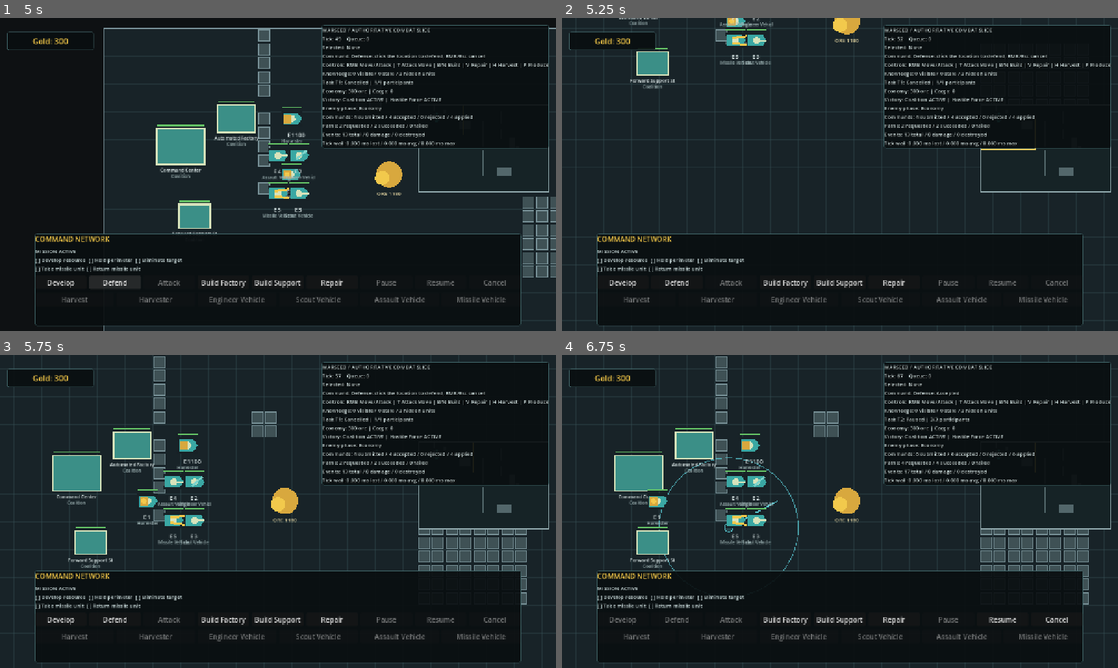
Above: before the commit, frames 1-4 (two rows, left to right).
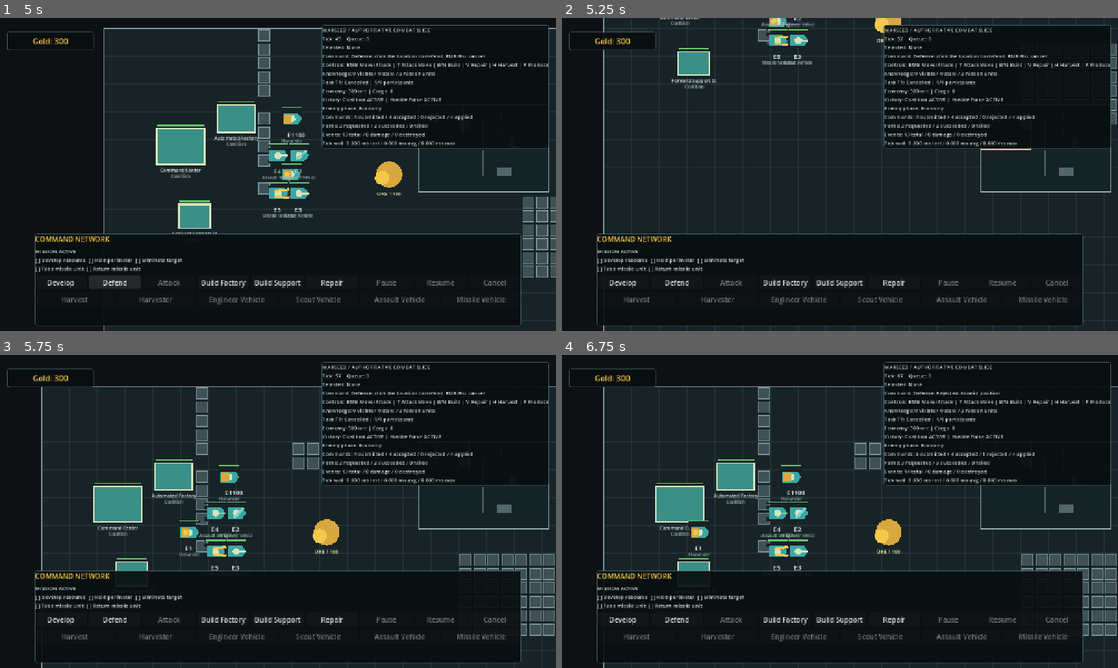
Above: after the commit, the same moments.

Repository: msdest565/warseed-rts
Game: Godot game, scene res://scenes/game/game_root.tscn
Two runs of this game, one before a commit and one after it. Both use one fixed random seed, a clock stepped at 60 frames per second and the inputs below.
Inputs (mouse positions are in pixels of both pictures, inside the frame that each line leads up to):
- Up to frame 1 (5 s): click "Develop" at 0.5 s; click "Build Factory" at 1.25 s; click "Build Support" at 2 s; click "Repair" at 2.75 s; click "Cancel" at 3.5 s; click "Defend" at 4.25 s
- Up to frame 2 (5.25 s): tap Enter at 5 s; drag from (1045, 149) to (895, 105) at 5.02 s
- Up to frame 3 (5.75 s): no input
- Up to frame 4 (6.75 s): drag from (728, 527) to (812, 574) at 5.77 s; click (945, 621) at 6.5 s, where only the run before the commit has a clickable "Pause"

Frame 1 is identical in both runs. In frame 2, 3.7% of the frame differs, in the area x 0-100%, y 0-100%; in frame 3, 13%; in frame 4, 13%.

Commit message:
fix: separate enemy economy and extend map visibility
Purpose: keep enemy harvesting local and combat-capable, make single-harvester orders immediate, and prevent the bottom command bar from hiding map terrain.

- add an enemy-side ore field and let the enemy harvester defend itself without leaving its harvest cycle
- issue the only known ore assignment directly to one selected player harvester
- add asymmetric camera overscroll with extra room below the map
- establish and document a repeatable six-minute balance smoke for enemy economy and raid pacing

Diff:
--- a/src/agents/enemy_raid_agent.gd
+++ b/src/agents/enemy_raid_agent.gd
@@ -19,9 +19,9 @@
 const ORDER_INTERVAL_TICKS := 10
 const SCOUT_TIMEOUT_TICKS := 140
 const CONTEST_TIMEOUT_TICKS := 140
-const RAID_DURATION_TICKS := 320
-const RETREAT_TIMEOUT_TICKS := 220
-const DEFEND_DURATION_TICKS := 160
+const RAID_DURATION_TICKS := 400
+const RETREAT_TIMEOUT_TICKS := 240
+const DEFEND_DURATION_TICKS := 220
 const RAID_FORCE_SIZE := 3
 const ENEMY_FACTORY_POSITION := Vector2i(79, 51)
 const SCOUT_POSITION := Vector2i(53, 32)
@@ -40,6 +40,7 @@
 		return
 	_claim_enemy_units(world)
 	_ensure_harvest(world)
+	_defend_harvester(world)
 	match phase:
 		Phase.ECONOMY:
 			if world.current_tick >= STRATEGY_START_TICK:
@@ -163,7 +164,7 @@
 	var harvester := world.units.get(SimulationWorld.ENEMY_HARVESTER_ID) as UnitState
 	if harvester == null or not harvester.enabled or harvester.harvest_ore_field_entity_id != 0:
 		return
-	var ore_field := world.ore_fields.get(SimulationWorld.DEFAULT_ORE_FIELD_ID) as OreFieldState
+	var ore_field := world.ore_fields.get(SimulationWorld.ENEMY_ORE_FIELD_ID) as OreFieldState
 	var refinery := world.buildings.get(SimulationWorld.ENEMY_COMMAND_CENTER_ID) as BuildingState
 	if ore_field == null or ore_field.ore_remaining <= 0 or refinery == null or not refinery.enabled:
 		return
@@ -172,6 +173,16 @@
 		world.current_tick, harvester.entity_id, ore_field.entity_id, refinery.entity_id
 	)
 	_submit(command, world)
+
+
+func _defend_harvester(world: SimulationWorld) -> void:
+	var harvester := world.units.get(SimulationWorld.ENEMY_HARVESTER_ID) as UnitState
+	if harvester == null or not harvester.enabled or not harvester.can_attack or harvester.harvest_ore_field_entity_id == 0:
+		return
+	var snapshot := world.create_faction_snapshot(SimulationWorld.ENEMY_PLAYER_ID)
+	var target_id := _best_visible_target(snapshot, harvester.position, harvester.attack_range)
+	if target_id != 0:
+		_submit_attack(harvester, target_id, world)
 
 
 func _submit_production(definition_id: StringName, world: SimulationWorld) -> void:
@@ -248,7 +259,7 @@
 	entity_ids.sort()
 	for entity_id in entity_ids:
 		var unit := world.units[entity_id] as UnitState
-		if unit.enabled and unit.faction_id == SimulationWorld.ENEMY_PLAYER_ID and unit.entity_id != SimulationWorld.DEFAULT_ENEMY_UNIT_ID and unit.can_attack:
+		if unit.enabled and unit.faction_id == SimulationWorld.ENEMY_PLAYER_ID and unit.entity_id != SimulationWorld.DEFAULT_ENEMY_UNIT_ID and unit.can_attack and not unit.can_harvest and not unit.can_construct:
 			result.append(unit)
 	return result
 
--- a/src/input/camera_controller.gd
+++ b/src/input/camera_controller.gd
@@ -6,6 +6,10 @@
 const MAX_ZOOM := 2.5
 const ZOOM_STEP := 0.2
 const PAN_SPEED := 600.0
+const OVERSCROLL_LEFT_SCREEN := 96.0
+const OVERSCROLL_TOP_SCREEN := 72.0
+const OVERSCROLL_RIGHT_SCREEN := 96.0
+const OVERSCROLL_BOTTOM_SCREEN := 260.0
 
 var middle_dragging: bool = false
 
@@ -73,9 +77,13 @@
 
 
 func clamp_to_bounds() -> void:
-	var viewport_size := get_viewport_rect().size
+	var limits := get_center_limits(get_viewport_rect().size)
+	position.x = WORLD_RECT.get_center().x if limits.size.x < 0.0 else clampf(position.x, limits.position.x, limits.end.x)
+	position.y = WORLD_RECT.get_center().y if limits.size.y < 0.0 else clampf(position.y, limits.position.y, limits.end.y)
+
+
+func get_center_limits(viewport_size: Vector2) -> Rect2:
 	var half_visible := viewport_size * 0.5 / zoom
-	var minimum := WORLD_RECT.position + half_visible
-	var maximum := WORLD_RECT.end - half_visible
-	position.x = WORLD_RECT.get_center().x if minimum.x > maximum.x else clampf(position.x, minimum.x, maximum.x)
-	position.y = WORLD_RECT.get_center().y if minimum.y > maximum.y else clampf(position.y, minimum.y, maximum.y)
+	var minimum := WORLD_RECT.position + half_visible - Vector2(OVERSCROLL_LEFT_SCREEN, OVERSCROLL_TOP_SCREEN) / zoom
+	var maximum := WORLD_RECT.end - half_visible + Vector2(OVERSCROLL_RIGHT_SCREEN, OVERSCROLL_BOTTOM_SCREEN) / zoom
+	return Rect2(minimum, maximum - minimum)
--- a/src/input/input_controller.gd
+++ b/src/input/input_controller.gd
@@ -419,6 +419,10 @@
 	if harvester_id == 0:
 		last_command_status = GameText.t(&"STATUS_SELECT_HARVESTER")
 		return null
+	if selected_entity_ids.size() == 1:
+		var ore_field_id := _single_available_ore_field_id()
+		if ore_field_id != 0:
+			return _submit_harvest(harvester_id, ore_field_id)
 	command_mode = CommandMode.HARVEST_TARGETING
 	last_command_status = GameText.t(&"STATUS_HARVEST_TARGET")
 	return null
@@ -455,6 +459,17 @@
 			best_id = ore_field.entity_id
 			best_distance = distance
 	return best_id
+
+
+func _single_available_ore_field_id() -> int:
+	var result := 0
+	for ore_field in simulation_host.current_snapshot.ore_fields:
+		if ore_field.ore_remaining <= 0:
+			continue
+		if result != 0:
+			return 0
+		result = ore_field.entity_id
+	return result
 
 
 func _closest_friendly_refinery(ore_field_id: int) -> int:
--- a/src/simulation/core/simulation_world.gd
+++ b/src/simulation/core/simulation_world.gd
@@ -16,6 +16,7 @@
 const ENEMY_COMMAND_CENTER_ID := 2101
 const FIRST_CONSTRUCTED_BUILDING_ID := 2200
 const DEFAULT_ORE_FIELD_ID := 3001
+const ENEMY_ORE_FIELD_ID := 3002
 const TEST_AGENT_ID := 101
 const TEST_TASK_ID := 1
 const UNIT_CATALOG: UnitDefinitionCatalog = preload("res://data/units/unit_catalog.tres")
@@ -84,6 +85,7 @@
 	_create_default_enemy()
 	_create_default_buildings()
 	ore_fields[DEFAULT_ORE_FIELD_ID] = OreFieldState.new(DEFAULT_ORE_FIELD_ID, logic_grid.cell_to_world(Vector2i(20, 10)), 1200)
+	ore_fields[ENEMY_ORE_FIELD_ID] = OreFieldState.new(ENEMY_ORE_FIELD_ID, logic_grid.cell_to_world(LogicGrid.MAP_DEFINITION.enemy_spawn_cell + Vector2i(-6, 3)), 1800)
 
 
 func _create_default_buildings() -> void:
@@ -141,6 +143,11 @@
 	unit.control_state = UnitState.ControlState.AGENT_ASSIGNED
 	unit.assigned_agent_id = EnemyRaidAgent.AGENT_ID
 	unit.assigned_task_id = EnemyRaidAgent.TASK_ID
+	if definition_id == &"harvester":
+		unit.can_attack = true
+		unit.attack_damage = 12.0
+		unit.attack_range = 144.0
+		unit.attack_cooldown_ticks = 14
 	units[entity_id] = unit
 
 
@@ -940,7 +947,9 @@
 		var unit := units[entity_id] as UnitState
 		if not unit.can_attack:
 			continue
-		_cancel_unit_job(unit)
+		var preserve_harvest := unit.can_harvest and unit.harvest_ore_field_entity_id != 0
+		if not preserve_harvest:
+			_cancel_unit_job(unit)
 		if command.formation_id != 0:
 			var formation := formations[command.formation_id] as FormationState
 			unit.formation_id = formation.formation_id
@@ -948,15 +957,16 @@
 			unit.following_formation = true
 		else:
 			_remove_unit_from_formation(unit)
-		unit.has_move_target = false
-		unit.path = PackedVector2Array()
-		unit.path_index = 0
-		unit.move_target = unit.position
-		unit.desired_position = unit.position
-		unit.is_recovering = false
-		unit.recovery_path = PackedVector2Array()
-		unit.recovery_path_index = 0
-		unit.is_attack_moving = false
+		if not preserve_harvest:
+			unit.has_move_target = false
+			unit.path = PackedVector2Array()
+			unit.path_index = 0
+			unit.move_target = unit.position
+			unit.desired_position = unit.position
+			unit.is_recovering = false
+			unit.recovery_path = PackedVector2Array()
+			unit.recovery_path_index = 0
+			unit.is_attack_moving = false
 		unit.attack_target_entity_id = command.attack_target_entity_id
 		events.append(SimulationEvent.new(
 			current_tick,
--- a/tests/integration/test_game_integration.gd
+++ b/tests/integration/test_game_integration.gd
@@ -99,6 +99,7 @@
 	var host := game.get_node("SimulationHost") as SimulationHost
 	var panel := game.get_node("HUDLayer/TaskPanel") as TaskPanel
 	var pause_menu := game.get_node("PauseMenu") as PauseMenu
+	var camera := game.get_node("CameraController") as CameraController
 	host._ready()
 	panel.mission_label = panel.get_node("Layout/Mission")
 	panel.task_label = panel.get_node("Layout/TaskStatus")
@@ -115,6 +116,9 @@
 	pause_menu.exit_button = pause_menu.get_node("Backdrop/Menu/Content/Exit")
 	pause_menu._ready()
 	game._ready()
+	camera.zoom = Vector2.ONE
+	var camera_limits := camera.get_center_limits(Vector2(1280.0, 720.0))
+	_expect(camera_limits.end.y + 360.0 >= CameraController.WORLD_RECT.end.y + 250.0, "camera should overscroll below the map enough to reveal terrain behind the bottom command bar", failures)
 	_expect(panel.simulation_host == host, "task panel should accept the authoritative simulation host", failures)
 	panel.develop_button.pressed.emit()
 	_expect(host.get_queue_size() == 1, "Develop button should submit a strategic command through the host", failures)
--- a/tests/unit/test_economy_and_victory.gd
+++ b/tests/unit/test_economy_and_victory.gd
@@ -26,6 +26,9 @@
 	var enemy_spawn := LogicGrid.MAP_DEFINITION.enemy_spawn_cell
 	_expect(player_spawn.x < LogicGrid.GRID_SIZE.x / 2 and player_spawn.y < LogicGrid.GRID_SIZE.y / 2, "player base should start in the upper-left quadrant", failures)
 	_expect(enemy_spawn.x > LogicGrid.GRID_SIZE.x / 2 and enemy_spawn.y > LogicGrid.GRID_SIZE.y / 2, "enemy base should start in the lower-right quadrant", failures)
+	var enemy_ore := world.ore_fields[SimulationWorld.ENEMY_ORE_FIELD_ID] as OreFieldState
+	_expect(enemy_ore.position.distance_to((world.buildings[SimulationWorld.ENEMY_COMMAND_CENTER_ID] as BuildingState).position) < 320.0, "enemy ore field should be located near the enemy base", failures)
+	_expect(enemy_ore.position.distance_to((world.ore_fields[SimulationWorld.DEFAULT_ORE_FIELD_ID] as OreFieldState).position) > 1600.0, "player and enemy ore fields should be spatially separated", failures)
 
 
 func _test_real_harvest_trip_and_production_pipeline(failures: Array[String]) -> void:
--- a/tests/unit/test_faction_knowledge.gd
+++ b/tests/unit/test_faction_knowledge.gd
@@ -8,6 +8,7 @@
 	_test_last_seen_contact_and_snapshot_copy(failures)
 	_test_hidden_attack_target_is_rejected(failures)
 	_test_enemy_raid_uses_last_seen_position(failures)
+	_test_enemy_harvester_mines_and_defends_itself(failures)
 	_test_enemy_strategy_phase_machine(failures)
 	return failures
 
@@ -133,7 +134,9 @@
 			enemy_factory = building
 			break
 	_expect(enemy_factory != null and enemy_factory.operational, "enemy expansion should construct an operational factory", failures)
-	_expect((world.units[SimulationWorld.ENEMY_HARVESTER_ID] as UnitState).harvest_ore_field_entity_id == SimulationWorld.DEFAULT_ORE_FIELD_ID, "enemy economy should use the real harvester round trip", failures)
+	_expect((world.units[SimulationWorld.ENEMY_HARVESTER_ID] as UnitState).harvest_ore_field_entity_id == SimulationWorld.ENEMY_ORE_FIELD_ID, "enemy economy should use its own real harvester round trip", failures)
+	_expect((world.ore_fields[SimulationWorld.ENEMY_ORE_FIELD_ID] as OreFieldState).ore_remaining < 1800, "enemy economy should extract from the enemy-side ore field", failures)
+	_expect((world.ore_fields[SimulationWorld.DEFAULT_ORE_FIELD_ID] as OreFieldState).ore_remaining == 1200, "enemy harvester must not consume the player-side ore field", failures)
 	world.enemy_raid_agent.phase_started_tick = world.current_tick - EnemyRaidAgent.RAID_DURATION_TICKS
 	world.advance_tick()
 	_expect(world.enemy_raid_agent.phase == EnemyRaidAgent.Phase.RETREATING, "expired raid should transition to retreat", failures)
@@ -145,6 +148,24 @@
 	_expect(world.enemy_raid_agent.phase == EnemyRaidAgent.Phase.DEFENDING, "returned raid force should transition to base defense", failures)
 
 
+func _test_enemy_harvester_mines_and_defends_itself(failures: Array[String]) -> void:
+	var world := SimulationWorld.new()
+	world.current_tick = EnemyRaidAgent.STRATEGY_START_TICK
+	var harvester := world.units[SimulationWorld.ENEMY_HARVESTER_ID] as UnitState
+	var local_scout := world.units[3] as UnitState
+	local_scout.position = harvester.position + Vector2(-48.0, 0.0)
+	local_scout.following_formation = false
+	world._update_faction_knowledge()
+	var health_before := local_scout.health
+	world.enemy_raid_agent.advance(world)
+	for _tick in range(6):
+		world.advance_tick()
+	_expect(harvester.can_attack, "enemy harvester should have a defensive weapon", failures)
+	_expect(harvester.harvest_ore_field_entity_id == SimulationWorld.ENEMY_ORE_FIELD_ID, "enemy harvester should keep its own ore assignment while defending", failures)
+	_expect(local_scout.health < health_before, "enemy harvester self-defense should apply real projectile damage", failures)
+	_expect(not world.enemy_raid_agent._combat_units(world).has(harvester), "enemy harvester should not abandon mining to join raid forces", failures)
+
+
 func _expect(condition: bool, message: String, failures: Array[String]) -> void:
 	if not condition:
 		failures.append(message)
--- a/tests/unit/test_player_input.gd
+++ b/tests/unit/test_player_input.gd
@@ -121,10 +121,8 @@
 	host.world._update_faction_knowledge()
 	host.current_snapshot = host.world.create_snapshot()
 	input.select_at(host.current_snapshot.get_unit(1).position)
-	input.harvest_with_selected()
-	_expect(input.command_mode == InputController.CommandMode.HARVEST_TARGETING, "harvest should enter ore targeting mode", failures)
-	var harvest_result := input.harvest_selected_at(ore.position)
-	_expect(harvest_result != null and harvest_result.is_accepted(), "clicking a visible ore field should issue harvest", failures)
+	var harvest_result := input.harvest_with_selected()
+	_expect(harvest_result != null and harvest_result.is_accepted(), "one selected harvester should immediately take the only known ore assignment", failures)
 	host.advance_tick()
 	input._set_selection([1, 2, 3, 4, 5])
 	var enemy := host.world.units[SimulationWorld.DEFAULT_ENEMY_UNIT_ID] as UnitState
--- /dev/null
+++ b/tests/vertical_slice_smoke.gd
@@ -0,0 +1,43 @@
+extends SceneTree
+
+const SLICE_TICKS := 3600
+
+
+func _initialize() -> void:
+	var world := SimulationWorld.new()
+	var damage_events := 0
+	var destroyed_events := 0
+	var event_cursor := 0
+	for _tick in range(SLICE_TICKS):
+		world.advance_tick()
+		while event_cursor < world.events.size():
+			var event := world.events[event_cursor] as SimulationEvent
+			if event.kind == SimulationEvent.Kind.DAMAGE_APPLIED:
+				damage_events += 1
+			elif event.kind in [SimulationEvent.Kind.UNIT_DESTROYED, SimulationEvent.Kind.BUILDING_DESTROYED]:
+				destroyed_events += 1
+			event_cursor += 1
+	var enemy_harvester := world.units.get(SimulationWorld.ENEMY_HARVESTER_ID) as UnitState
+	var enemy_ore := world.ore_fields[SimulationWorld.ENEMY_ORE_FIELD_ID] as OreFieldState
+	var player_ore := world.ore_fields[SimulationWorld.DEFAULT_ORE_FIELD_ID] as OreFieldState
+	print("WARSEED vertical slice: ticks=%d phases=%s damage=%d destroyed=%d player_ore=%d enemy_ore=%d enemy_gold=%d" % [
+		SLICE_TICKS,
+		str(world.enemy_raid_agent.phase_history),
+		damage_events,
+		destroyed_events,
+		player_ore.ore_remaining,
+		enemy_ore.ore_remaining,
+		(world.factions[SimulationWorld.ENEMY_PLAYER_ID] as FactionState).ore,
+	])
+	var passed := (
+		world.enemy_raid_agent.phase_history.has(EnemyRaidAgent.Phase.RAIDING)
+		and damage_events > 0
+		and enemy_ore.ore_remaining > 0
+		and enemy_ore.ore_remaining < 1800
+		and player_ore.ore_remaining == 1200
+		and enemy_harvester != null
+		and enemy_harvester.can_attack
+	)
+	if not passed:
+		push_error("Vertical slice failed its economy/combat pacing gates")
+	quit(0 if passed else 1)
Not shown, added: tests/vertical_slice_smoke.gd.uid
Not shown, changed: README.md
Not shown, changed: docs/STATUS_AND_NEXT_STEPS.md
